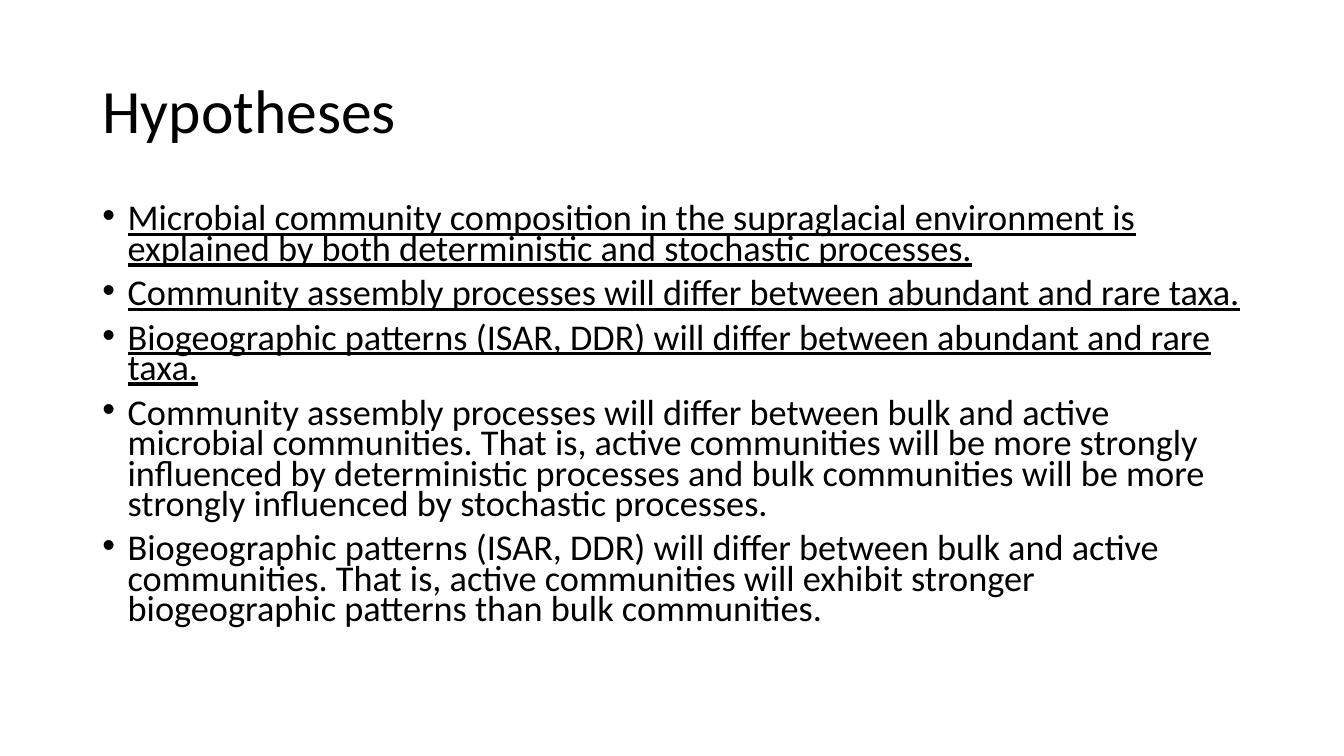
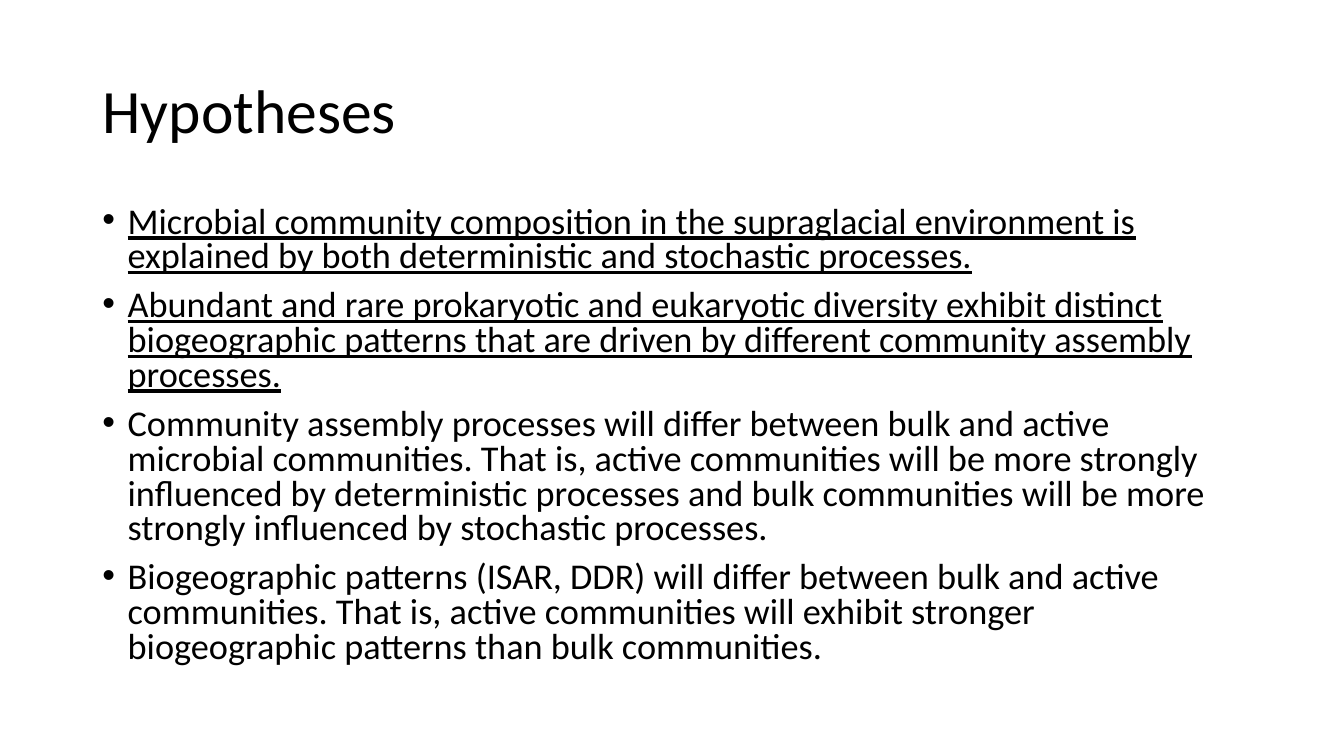
Before and after one commit to amysolman/PhD, a slide deck: slide 3 of Projects/Chapter1/community-assembly-edit.pptx (slide 2 before the commit). Drawn at 1344x756 pixels with LibreOffice and Linux fonts; fonts in the diff are those of the drawing. Boxes give left, top, right and bottom in pixels: in the first picture for what was removed or moved away, otherwise in the second. Text is boxed around its words. In the diff, an @@ line names an element or a change of style, - is before the commit and + after.

Commit message:
Community Assembly Precentation

```diff
--- a/Projects/Chapter1/community-assembly-edit.pptx
+++ b/Projects/Chapter1/community-assembly-edit.pptx
@@ text at <box>128,208,1204,666</box>: line spacing 0.7 to 0.8 @@
@@ text at <box>128,291,1190,393</box>: text changed @@
-• Community assembly processes will differ between abundant and rare taxa.
-• Biogeographic patterns (ISAR, DDR) will differ between abundant and rare taxa.
+• Abundant and rare prokaryotic and eukaryotic diversity exhibit distinct biogeographic patterns that are driven by different community assembly processes.
```
Also in this commit, not shown: 3 other slides changed, 1 slide added, 10 other files.
